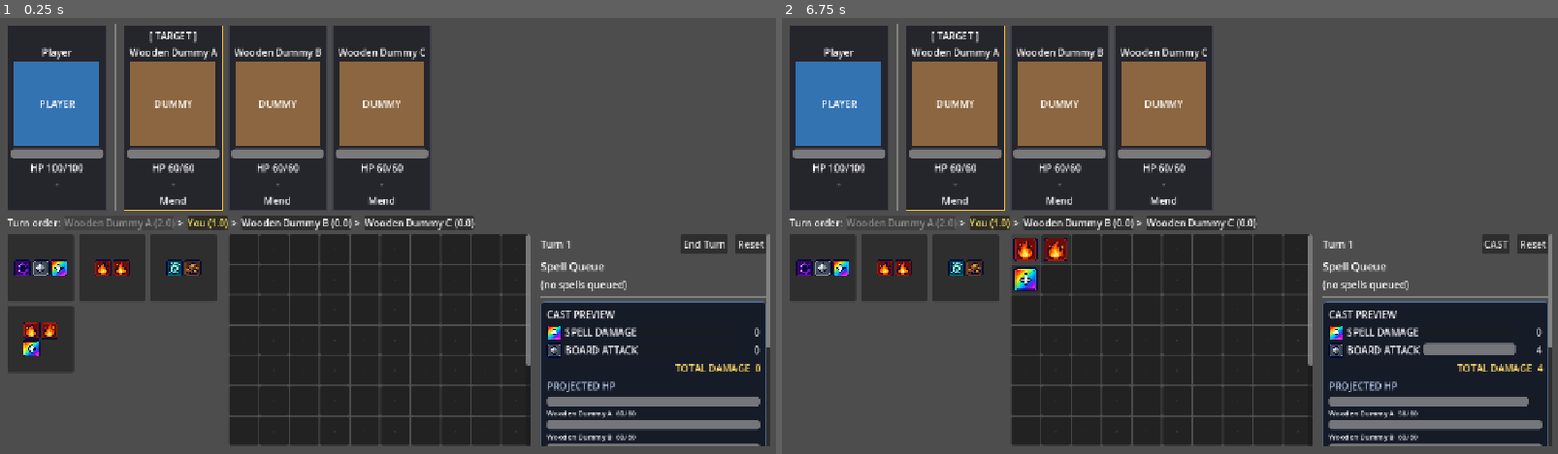
Above: before the commit, frames 1-2 (left to right).
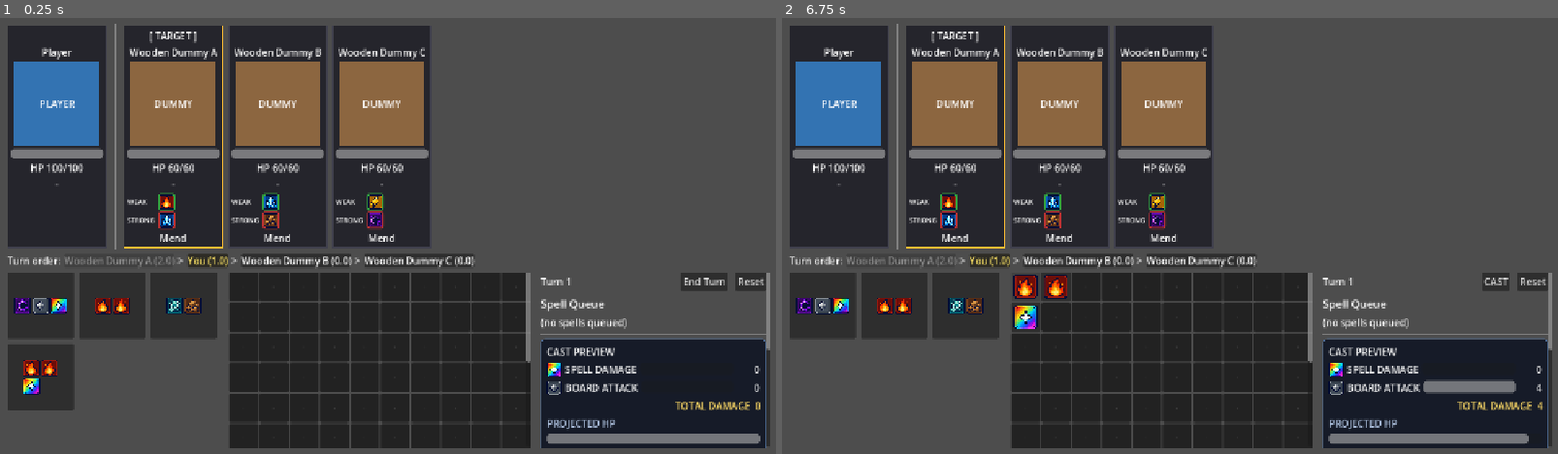
Above: after the commit, the same moments.

Repository: ShooterMK2/comp-4122-group-project
Game: Godot game, scene res://scenes/battle/battle_scene.tscn
Same seed, same stepped clock (60 frames per second), same inputs: the game is played once before the commit and once after it.
Inputs (mouse positions are in pixels of both pictures, inside the frame that each line leads up to):
- Up to frame 1 (0.25 s): no input
- Up to frame 2 (6.75 s): click (820, 266) at 0.52 s; click (820, 305) at 1.27 s; click (890, 266) at 2.02 s; click (890, 305) at 2.77 s; click (968, 266) at 3.52 s; click (968, 305) at 4.27 s; click (820, 340) at 5.02 s; click (820, 375) at 5.77 s; click "·" at 6.5 s

The runs differ from the first frame. In frame 1, 18% of the frame differs, in the area x 1-100%, y 40-99%; in frame 2, 18%.

Commit message:
Small UI Improvement

Diff:
--- a/scripts/battle/ui/combatant_view.gd
+++ b/scripts/battle/ui/combatant_view.gd
@@ -18,6 +18,7 @@
 var _hp_label: Label
 var _status: Label
 var _intent: Label
+var _elemental_info: VBoxContainer
 
 func _init() -> void:
 	custom_minimum_size = Vector2(ART_SIZE + 24, 0)
@@ -76,6 +77,10 @@
 	_status.autowrap_mode = TextServer.AUTOWRAP_WORD_SMART
 	box.add_child(_status)
 
+	_elemental_info = VBoxContainer.new()
+	_elemental_info.add_theme_constant_override("separation", 2)
+	box.add_child(_elemental_info)
+
 	_intent = Label.new()
 	_intent.horizontal_alignment = HORIZONTAL_ALIGNMENT_CENTER
 	_intent.autowrap_mode = TextServer.AUTOWRAP_WORD_SMART
@@ -109,12 +114,60 @@
 	_hp_bar.value = c.hp
 	_hp_label.text = "HP %d/%d" % [c.hp, c.max_hp]
 	_status.text = StatusSystem.describe(c)
+	_refresh_elemental_info(c)
 	_intent.text = intent_text
 	var targeted := is_target and not dead
 	_target.modulate.a = 1.0 if targeted else 0.0
 	_style.border_color = BORDER_TARGET if targeted else BORDER_IDLE
 	modulate = Color(0.45, 0.45, 0.45) if dead else Color.WHITE
 
+func _refresh_elemental_info(c: CombatantState) -> void:
+	for child in _elemental_info.get_children():
+		child.queue_free()
+	if c.elemental_weaknesses.is_empty() and c.elemental_strengths.is_empty():
+		return
+	if not c.elemental_weaknesses.is_empty():
+		_add_element_row("WEAK", c.elemental_weaknesses, Color(0.2, 0.65, 0.25))
+	if not c.elemental_strengths.is_empty():
+		_add_element_row("STRONG", c.elemental_strengths, Color(0.75, 0.2, 0.2))
+
+func _add_element_row(title: String, elements: Array[int], background: Color) -> void:
+	var row := HBoxContainer.new()
+	row.add_theme_constant_override("separation", 3)
+	_elemental_info.add_child(row)
+	var label := Label.new()
+	label.text = title
+	label.custom_minimum_size = Vector2(48, 0)
+	label.add_theme_font_size_override("font_size", 11)
+	row.add_child(label)
+	for element in elements:
+		var chip := PanelContainer.new()
+		chip.custom_minimum_size = Vector2(28, 28)
+		var style := StyleBoxFlat.new()
+		style.bg_color = background
+		style.set_corner_radius_all(4)
+		style.set_content_margin_all(2)
+		chip.add_theme_stylebox_override("panel", style)
+		var icon := TextureRect.new()
+		icon.expand_mode = TextureRect.EXPAND_IGNORE_SIZE
+		icon.stretch_mode = TextureRect.STRETCH_KEEP_ASPECT_CENTERED
+		icon.texture_filter = CanvasItem.TEXTURE_FILTER_NEAREST
+		icon.texture = Elements.texture_of(element)
+		icon.tooltip_text = Elements.name_of(element)
+		chip.tooltip_text = Elements.name_of(element)
+		chip.mouse_filter = Control.MOUSE_FILTER_IGNORE
+		icon.mouse_filter = Control.MOUSE_FILTER_IGNORE
+		chip.add_child(icon)
+		if icon.texture == null:
+			var fallback := Label.new()
+			fallback.text = Elements.letter_of(element)
+			fallback.horizontal_alignment = HORIZONTAL_ALIGNMENT_CENTER
+			fallback.vertical_alignment = VERTICAL_ALIGNMENT_CENTER
+			fallback.set_anchors_and_offsets_preset(Control.PRESET_FULL_RECT)
+			fallback.mouse_filter = Control.MOUSE_FILTER_IGNORE
+			chip.add_child(fallback)
+		row.add_child(chip)
+
 func _gui_input(event: InputEvent) -> void:
 	if clickable and event is InputEventMouseButton and event.pressed \
 			and event.button_index == MOUSE_BUTTON_LEFT:
